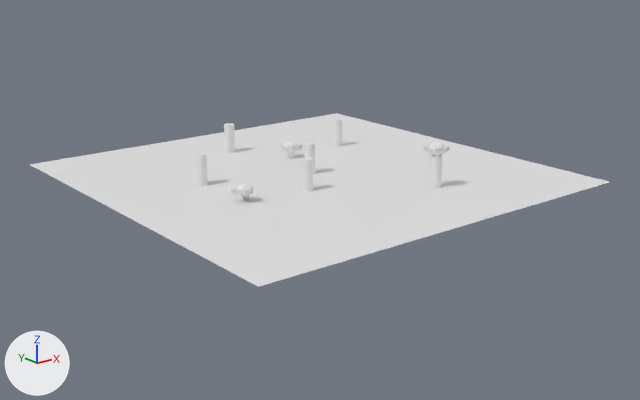
Before and after pictures for a commit that changed the Blender file data/scene.blend.
Both versions are drawn from a camera (50 mm lens) standing at (-58.2, -74.6, 26.7) and looking at (-0.1, -1.9, -2.4). Arrows for +X, +Y and +Z are at lower left; the lights stay in place.

Names of what the first picture shows: 'Cylinder', 'Plane', 'Suzanne', 'Suzanne.001', 'Suzanne.002'.
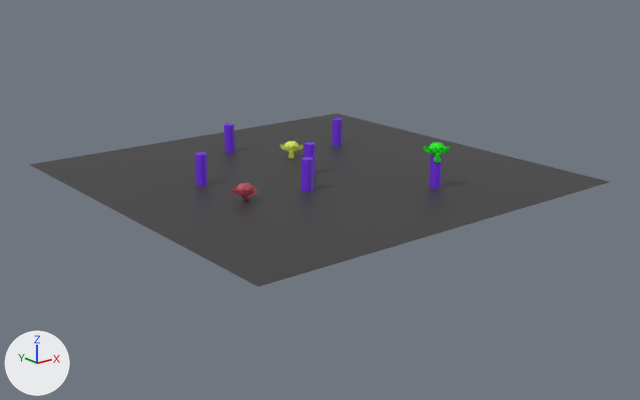
Edits to the bpy script that builds the scene:
```text
Add mat_material_001:
    mat_material_001 = principled_material('Material.001')
    mat_material_001.base_color = (0.489, 0.0697, 0.0987)  # red #ba4b58
Add mat_material_004:
    mat_material_004 = principled_material('Material.004')
    mat_material_004.base_color = (0.000257, 0.8, 0.0)  # green #01e700
Add mat_material_002:
    mat_material_002 = principled_material('Material.002')
    mat_material_002.base_color = (0.174, 0.0268, 0.8)  # purple #742ee7
Add mat_material_005:
    mat_material_005 = principled_material('Material.005')
    mat_material_005.base_color = (0.0434, 0.0434, 0.0434)  # black #3b3b3b
Add mat_material_003:
    mat_material_003 = principled_material('Material.003')
    mat_material_003.base_color = (0.712, 0.8, 0.0791)  # yellow #dbe74f
Change me_suzanne:
    where me_suzanne.from_pydata(...)  # 507 vertices, 500 faces; spans x -1.37..1.37, y -0.85..0.85, z -0.98..0.98
    add me_suzanne.materials.append(mat_material_003)  # yellow #dbe74f
Change me_plane:
    where me_plane.from_pydata(...)  # 4 vertices, 1 face; spans x -1.0..1.0, y -1.0..1.0, z 0.0
    add me_plane.materials.append(mat_material_005)  # black #3b3b3b
Change me_cylinder:
    where me_cylinder.from_pydata(...)  # 384 vertices, 204 faces; spans x -20.0..18.0, y -21.2..23.0, z -1.0..1.0
    add me_cylinder.materials.append(mat_material_002)  # purple #742ee7
Change me_suzanne_001:
    where me_suzanne_001.from_pydata(...)  # 507 vertices, 500 faces; spans x -1.37..1.37, y -0.85..0.85, z -0.98..0.98
    add me_suzanne_001.materials.append(mat_material_004)  # green #01e700
Change me_suzanne_002:
    where me_suzanne_002.from_pydata(...)  # 507 vertices, 500 faces; spans x -1.37..1.37, y -0.85..0.85, z -0.98..0.98
    add me_suzanne_002.materials.append(mat_material_001)  # red #ba4b58
```

Changed parts and their boxes [x1, y1, x2, y2] in the pictures (640 x 400 px):
'Plane', recoloured (white to grey): [29, 113, 609, 287] in both
'Cylinder', recoloured (white to purple): [195, 118, 442, 192] in both
'Suzanne.002', recoloured: [230, 183, 258, 200] in both
'Suzanne.001', recoloured (white to green): [424, 142, 450, 162] in both
'Suzanne', recoloured (white to yellow): [280, 141, 303, 159] in both
